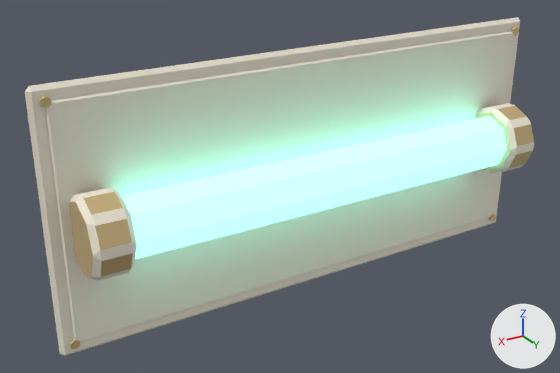
The FBX model Assets/_Project/Art/Models/Kit/Disp_Light_2x1.fbx: old version first, new version second.
Camera for both pictures: a camera (50 mm lens) standing at (1.53, 2.31, 1.11) and looking at (0.16, 0.04, -0.03). The lights are fixed; the arrows at lower right show +X, +Y and +Z. The first picture is the older version. Where no turn or scale is listed for an object, it has been applied to the vertices. Vertices at exactly the same position are counted once.

The older version as bpy lines, for what is in view:
```python
me_bulb_008 = bpy.data.meshes.new('Bulb.008')
me_bulb_008.from_pydata(...)  # an 8-sided cylinder along x spanning x -0.82..0.82, y -0.11..0.11, z -0.11..0.11
me_bulb_008.materials.append(mat_glow)  # cyan #89ffed, glowing cyan #89ffed
me_disp_light_2x1_001 = bpy.data.meshes.new('Disp_Light_2x1.001')
me_disp_light_2x1_001.from_pydata(...)  # 232 vertices, 228 faces; spans x -1.03..1.03, y -0.48..0.48, z -0.26..0.02
# faces by material slot: [164, 64]
me_disp_light_2x1_001.materials.append(mat_panel)  # pale yellow #f3ecda
me_disp_light_2x1_001.materials.append(mat_metal)  # beige #ddc490
ob_bulb_002 = bpy.data.objects.new('Bulb.002', me_bulb_008)
ob_bulb_002.location = (0.0, 0.12, 0.0)
ob_disp_light_2x1 = bpy.data.objects.new('Disp_Light_2x1', me_disp_light_2x1_001)
ob_disp_light_2x1.location = (0.0, 0.0, 0.0)
ob_disp_light_2x1.rotation_euler = (1.571, 0.0, 0.0)  # degrees (90, 0, 0)
```
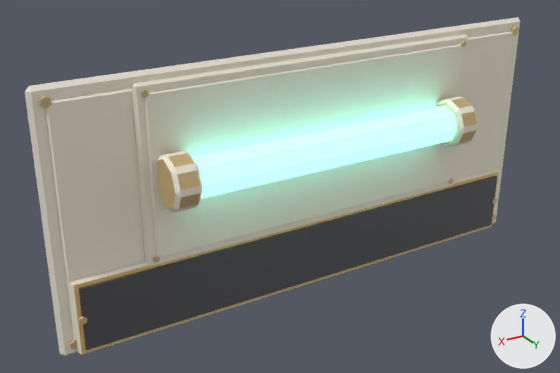
Changed parts and their boxes [x1, y1, x2, y2] in the pictures (560 x 373 px; the box of a moved part takes in the faces that stretch with it):
'Disp_Light_2x1', reshaped
    before: [25, 17, 534, 356]
    after: [25, 17, 520, 356]
'Bulb.002', moved, rescaled (32% narrower, 35% shorter)
    before: [121, 116, 507, 259]
    after: [193, 106, 457, 198]
part 1 of me_disp_light_2x1_001, added
    after: [153, 255, 160, 263]
part 2 of me_disp_light_2x1_001, moved or reshaped
    before: [69, 187, 137, 281]
    after: [157, 151, 203, 212]
part 3 of me_disp_light_2x1_001, added
    after: [132, 34, 468, 266]
part 4 of me_disp_light_2x1_001, added
    after: [145, 44, 463, 258]
part 5 of me_disp_light_2x1_001, added
    after: [141, 90, 149, 98]
part 6 of me_disp_light_2x1_001, moved or reshaped
    before: [476, 103, 534, 173]
    after: [436, 96, 478, 147]
part 7 of me_disp_light_2x1_001, added
    after: [79, 176, 497, 350]
part 8 of me_disp_light_2x1_001, added
    after: [78, 316, 87, 325]
part 9 of me_disp_light_2x1_001, added
    after: [70, 169, 498, 355]

The change in detail:
Material 'Trim' (mat_trim) is new.
Its base color is (0.78, 0.52, 0.18) (beige #e5bf76).
Its roughness is 0.55.
Material 'Dark' (mat_dark) is new.
Its base color is (0.08, 0.08, 0.09) (dark grey #505055).
Its roughness is 0.55.
me_disp_light_2x1_001 is used by ob_disp_light_2x1; location (0.0, 0.0, 0.0); rotation (1.571, 0.0, 0.0), in degrees (90, 0, 0).
me_disp_light_2x1_001 had 232 vertices, 228 faces and spanned x -1.03..1.03, y -0.48..0.48, z -0.26..0.02.
me_disp_light_2x1_001 now has 368 vertices, 344 faces and spans x -1.03..1.03, y -0.48..0.48, z -0.22..0.0.
me_disp_light_2x1_001 part 1: a new loose piece, a 6-sided cylinder along z spanning x 0.663..0.684, y -0.188..-0.163, z -0.066..-0.052, in mat_metal (beige #ddc490).
me_disp_light_2x1_001 part 2: the loose piece of 48 vertices spanning x 0.81..0.94, y -0.14..0.14, z -0.26..0.02 is scaled about its middle by 0.687, then moved by (-0.27, 0.12, 0.0).
me_disp_light_2x1_001 part 3: the loose piece of 24 vertices spanning x -1.03..1.03, y -0.48..0.48, z -0.03..0.0 is copied, and the copy is scaled about its middle by 0.688, then moved by (0.0, 0.12, -0.03); it spans x -0.71..0.71, y -0.21..0.45, z -0.06..-0.03.
me_disp_light_2x1_001 part 4: the loose piece of 16 vertices spanning x -0.98..0.98, y -0.43..0.43, z -0.04..-0.03 is copied, and the copy is scaled about its middle by 0.688, then moved by (0.0, 0.12, -0.02); it spans x -0.67..0.67, y -0.18..0.42, z -0.06..-0.05.
me_disp_light_2x1_001 part 5: a new loose piece, a 6-sided cylinder along z spanning x 0.663..0.684, y 0.403..0.428, z -0.066..-0.052, in mat_metal (beige #ddc490).
me_disp_light_2x1_001 part 6: the loose piece of 48 vertices spanning x -0.94..-0.81, y -0.14..0.14, z -0.26..0.02 is scaled about its middle by 0.687, then moved by (0.27, 0.12, 0.0).
me_disp_light_2x1_001 part 7: a new loose piece, a box spanning x -0.95..0.95, y -0.45..-0.21, z -0.065..-0.045, in mat_dark (dark grey #505055).
me_disp_light_2x1_001 part 8: a new loose piece, a 6-sided cylinder along z spanning x 0.938..0.962, y -0.344..-0.316, z -0.07..-0.05, in mat_metal (beige #ddc490).
me_disp_light_2x1_001 part 9: a new loose piece of 16 vertices spanning x -0.98..0.98, y -0.48..-0.19, z -0.06..-0.03.
Other edits to the shape of me_disp_light_2x1_001 do not show in these pictures.
me_disp_light_2x1_001 gains material mat_trim (beige #e5bf76).
me_disp_light_2x1_001 gains material mat_dark (dark grey #505055).
me_bulb_008 is used by ob_bulb_002; location (0.0, 0.12, 0.0).
me_bulb_008 had 16 vertices, 10 faces and spanned x -0.82..0.82, y -0.11..0.11, z -0.11..0.11.
me_bulb_008 now has 16 vertices, 10 faces and spans x -0.57..0.57, y -0.08..0.08, z -0.08..0.08.
me_bulb_008 part 10: the whole mesh is scaled about its middle by 0.687.
Object 'Bulb.002' (ob_bulb_002) moves from (0.0, 0.12, 0.0) to (0.0, 0.117, 0.12).
